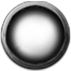
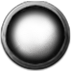
Layer changes from the first 71×71 image to the second:
added layer "pol_piechart_overlay" above "Glass_Orb" over (x1=1, y1=1, x2=70, y2=70)
